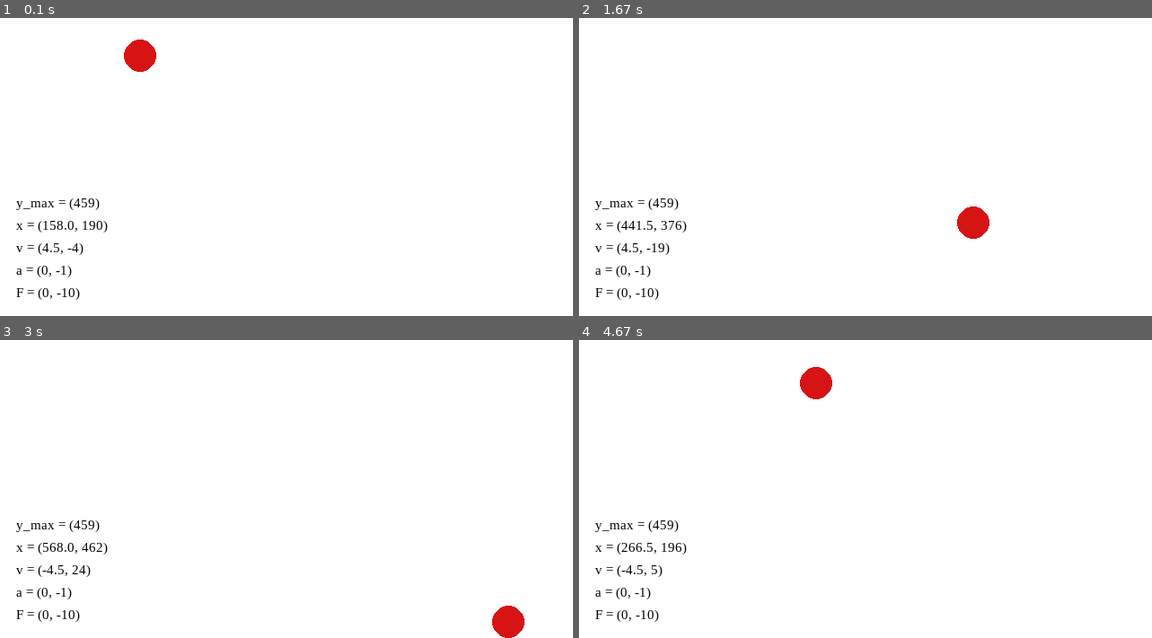
Above: before the commit, frames 1-4 (two rows, left to right).
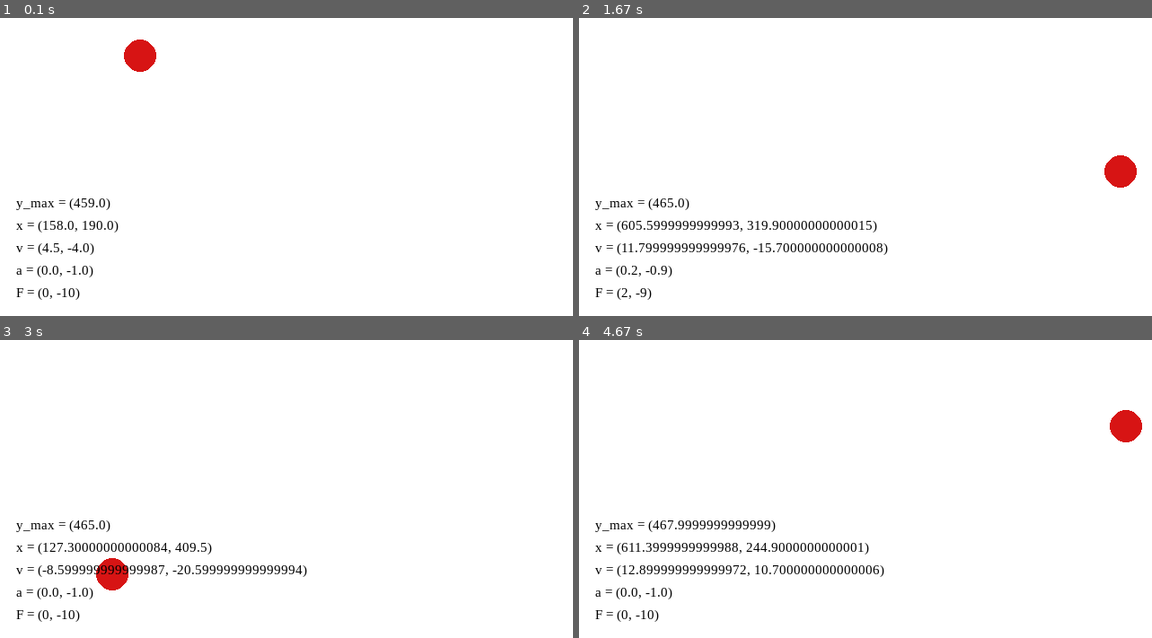
Above: after the commit, the same moments.

Repository: jedrzejboczar/ballWorld
Game: pygame game, started from world.py
Same seed, same stepped clock (60 frames per second), same inputs: the game is played once before the commit and once after it. The source is Python 2; it was converted automatically to run under Python 3.
Inputs (mouse positions are in pixels of both pictures, inside the frame that each line leads up to):
- Up to frame 1 (0.1 s): no input
- Up to frame 2 (1.67 s): hold Right 0.33-0.8 s; move the mouse to (842, 119) at 0.37 s; hold Up 0.83-1.13 s; hold Right 1.17-1.63 s
- Up to frame 3 (3 s): hold Left 1.67-2.2 s; hold Down 2.23-2.53 s; hold Left 2.57-2.97 s
- Up to frame 4 (4.67 s): hold Up 3-3.37 s; hold Right 3.4-4.03 s; hold Down 4.07-4.43 s; hold Left from 4.47 s (still down)

The runs differ from the first frame. In frame 1, 0.2% of the frame differs, in the area x 8-21%, y 60-88%; in frame 2, 2.6%; in frame 3, 2.2%; in frame 4, 2.8%, in the area x 7-99%, y 9-88%.

Commit message:
Naprawione odbicia od scian. Zmiana grawitacji strzalkami.

Diff:
--- a/physicalObjects.py
+++ b/physicalObjects.py
@@ -19,8 +19,8 @@
 		pass
 
 	def countPhysics(self):
-		self.ax = self.fx / self.m
-		self.ay = self.fy / self.m
+		self.ax = float(self.fx) / float(self.m)
+		self.ay = float(self.fy) / float(self.m)
 		self.vx += self.ax
 		self.vy += self.ay
 
@@ -41,44 +41,29 @@
 
 	def checkCollisions(self, borders):
 		if self.x - self.radius < 0: # lewa sciana
-			if self.y - self.radius < 0: # lewy gorny rog
-				print "lewy gorny rog"
-				pass
-			elif self.y + self.radius > borders[1]: # lewy dolny rog
-				print "lewy dolny rog"
-				pass
-			else:	#lewa sciana
-				print "lewa sciana"
-				self.vx = abs(self.vx)
-				self.x = 0 + self.radius
-				# self.ax = abs(self.ax)
-				pass
+			print "lewa sciana"
+			self.vx = abs(self.vx)
+			self.x = 0 + self.radius
+			# self.ax = abs(self.ax)
+			pass
 		elif self.x + self.radius > borders[0]: # prawa sciana
-			if self.y - self.radius < 0: # prawy gorny rog
-				print "prawy gorny rog"
-				pass
-			elif self.y + self.radius > borders[1]: # prawy dolny rog
-				print "prawy dolny rog"
-				pass
-			else: # prawa sciana
-				print "prawa sciana"
-				self.vx = -abs(self.vx)
-				self.x = borders[0] - self.radius
-				# self.ax = -abs(self.ax)
-				pass
-		else: # zostaje przypadek gornej i dolnej sciany
-			if self.y - self.radius < 0: # gorna sciana
-				print "gorna sciana"
-				self.vy = -abs(self.vy)
-				self.y = 0 + self.radius
-				# self.ay = -abs(self.ay)
-				pass
-			elif self.y + self.radius > borders[1]: # dolna sciana
-				print "dolna sciana"
-				self.vy = abs(self.vy)
-				self.y = borders[1] - self.radius
-				# self.ay = abs(self.ay)
-				pass
+			print "prawa sciana"
+			self.vx = -abs(self.vx)
+			self.x = borders[0] - self.radius
+			# self.ax = -abs(self.ax)
+			pass
+		elif self.y - self.radius < 0: # gorna sciana
+			print "gorna sciana"
+			self.vy = -abs(self.vy)
+			self.y = 0 + self.radius
+			# self.ay = -abs(self.ay)
+			pass
+		elif self.y + self.radius > borders[1]: # dolna sciana
+			print "dolna sciana"
+			self.vy = abs(self.vy)
+			self.y = borders[1] - self.radius
+			# self.ay = abs(self.ay)
+			pass
 
 
 
--- a/world.py
+++ b/world.py
@@ -9,6 +9,8 @@
 		PygameHelper.__init__(self, (640, 480), WHITE)
 		# super(self.__class__, self).__init__()
 		self.objects = objects
+		self.gravity = [0, -10]
+		self.last_gravity = self.gravity
 
 		self.y_max = 640
 
@@ -23,7 +25,10 @@
 
 	def update(self):
 		for o in self.objects:
+			o.fx, o.fy = self.gravity
+		for o in self.objects:
 			o.move(self.size)
+
 
 	def draw(self):
 		self.screen.fill(WHITE)
@@ -32,6 +37,7 @@
 		o1 = self.objects[0]
 		if o1.y < self.y_max:
 			self.y_max = o1.y
+		# o obiekcie nr 1
 		text = pygame.font.SysFont("serif", 15).render("y_max = (" + str(640 - self.y_max) + ")", True, BLACK)
 		self.screen.blit(text, (20, 345))
 		text = pygame.font.SysFont("serif", 15).render("x = (" + str(o1.x) + ", " + str(o1.y) + ")", True, BLACK)
@@ -43,9 +49,22 @@
 		text = pygame.font.SysFont("serif", 15).render("F = (" + str(o1.fx) + ", " + str(o1.fy) + ")", True, BLACK)
 		self.screen.blit(text, (20, 445))
 
+	def keyDown(self, key):
+		if key == pygame.K_UP:
+			self.gravity[1] += 1
+			print "K_UP"
+		elif key == pygame.K_DOWN:
+			self.gravity[1] -= 1
+			print "K_DOWN"
+		elif key == pygame.K_LEFT:
+			self.gravity[0] -= 1
+			print "K_LEFT"
+		elif key == pygame.K_RIGHT:
+			self.gravity[0] += 1
+			print "K_RIGHT"
 
 
 if __name__ == '__main__':
-	o = Ball(mass=20, position=(140,180), velocity=(4.5, 0), force=(0, -10))
+	o = Ball(mass=10, position=(140,180), velocity=(4.5, 0), force=(0, -10))
 	world = World([o])
 	world.mainLoop()
